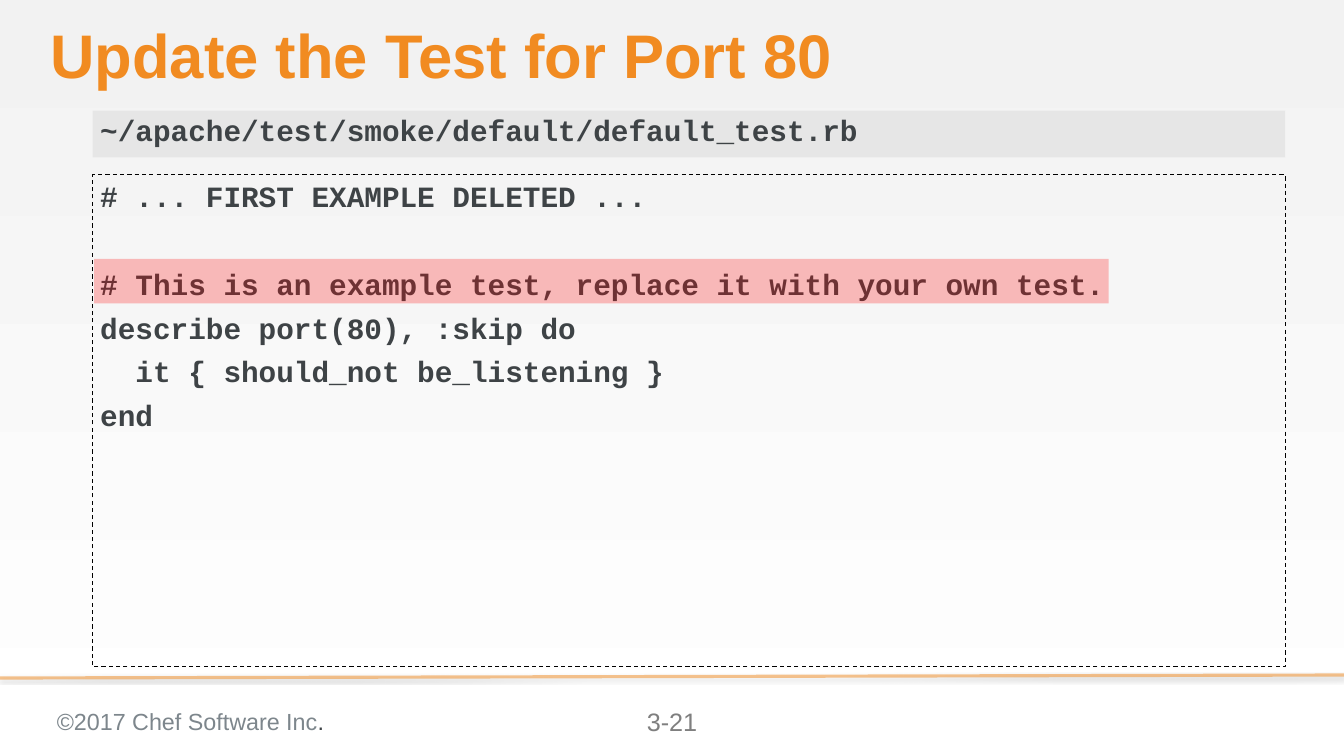
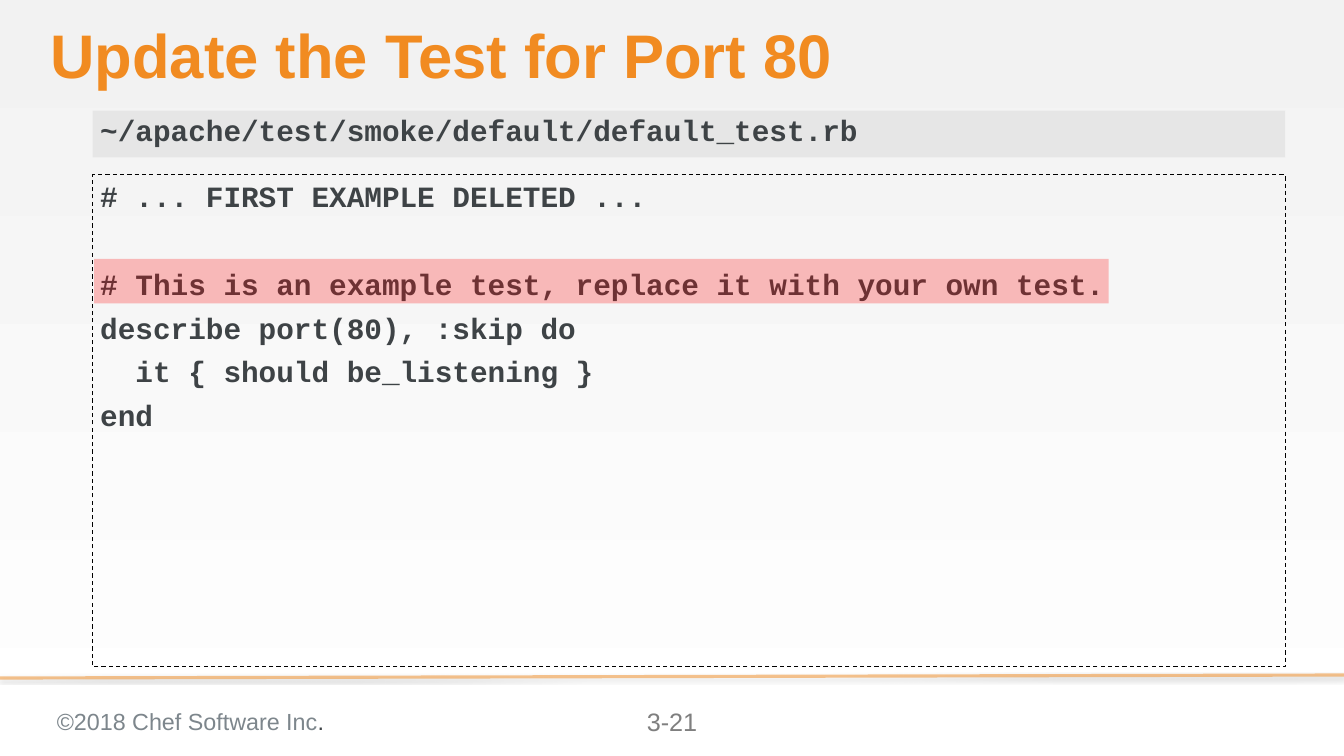
Before and after one commit to anidil18/chef-intermediate, a slide deck: slide 21 of 03-writing_a_test_first.pptx. Drawn at 1344x756 pixels with LibreOffice and Linux fonts; fonts in the diff are those of the drawing; background and template pictures are left out. Boxes give left, top, right and bottom in pixels: in the first picture for what was removed or moved away, otherwise in the second. Text is boxed around its words. In the diff, an @@ line names an element or a change of style, - is before the commit and + after.

```diff
--- a/03-writing_a_test_first.pptx
+++ b/03-writing_a_test_first.pptx
@@ text at <box>135,361,558,389</box>: text changed @@
-it { should_not be_listening }
+it { should be_listening }
@@ text at <box>57,713,324,730</box>: text changed @@
-©2017 Chef Software Inc.
+©2018 Chef Software Inc.
```
Also in this commit, not shown: 55 other slides changed, 14 other files.
